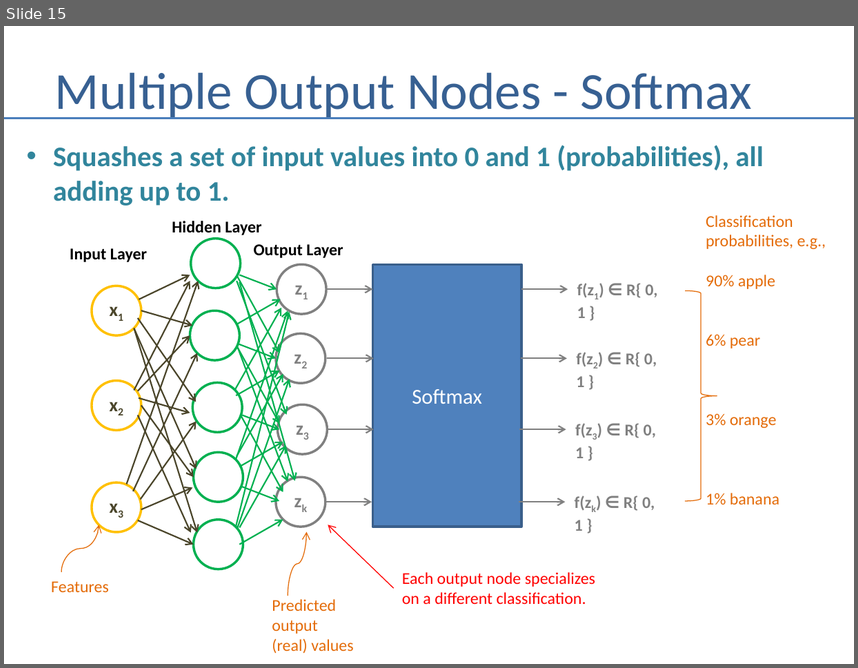
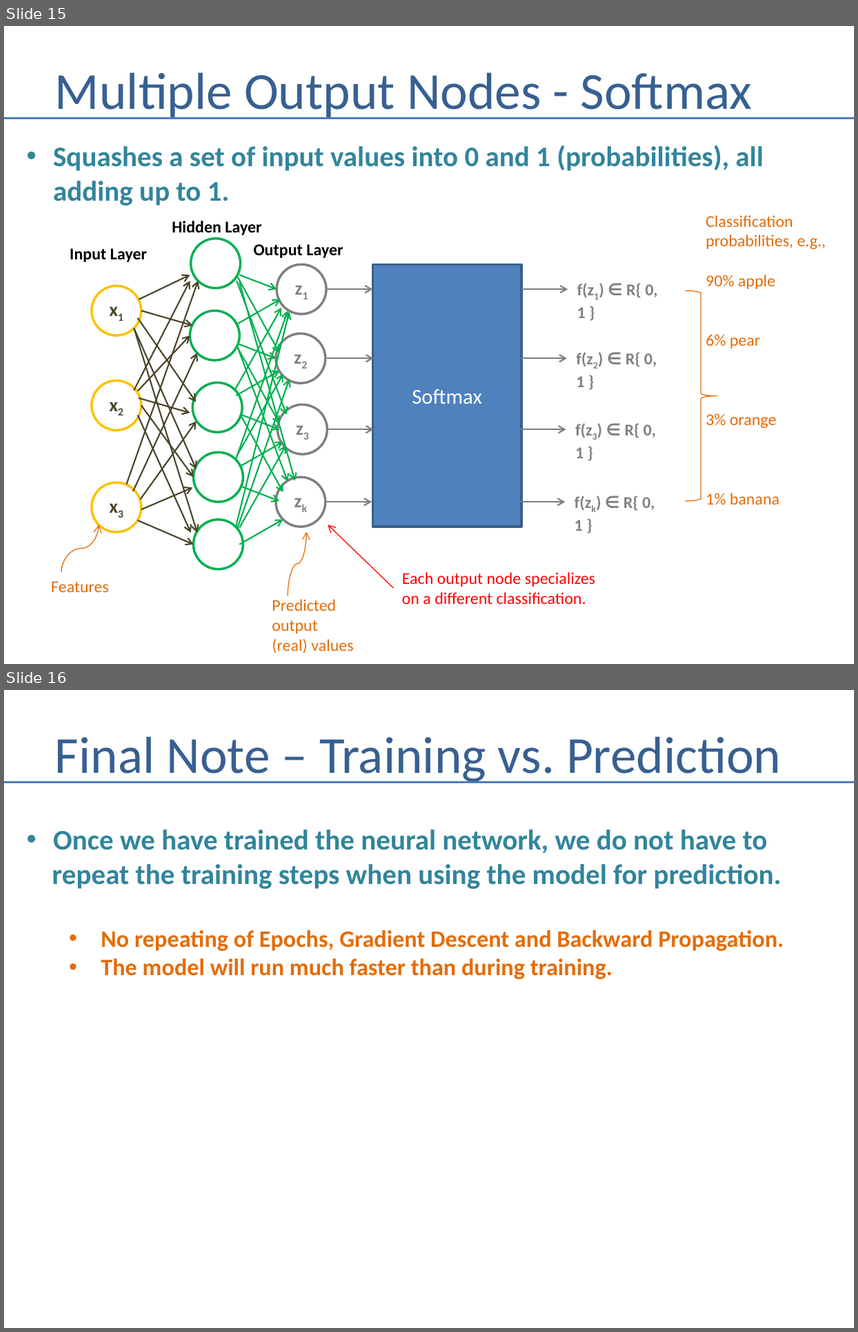
Before and after one commit to andrewferlitsch/Portland-Data-Science-Group, a slide deck: Presentations/ML Neural Networks.pptx. Shown one above the other, each under a label of ours: slide 15 before the commit, slides 15 and 16 after it. The pictures are 858x668 and 858x1332 pixels, drawn with LibreOffice and Linux fonts; fonts in the diff are those of the drawing. Boxes give left, top, right and bottom in pixels: in the first picture for what was removed or moved away, otherwise in the second. Text is boxed around its words. In the diff, an @@ line names an element or a change of style, - is before the commit and + after.

```diff
--- a/Presentations/ML Neural Networks.pptx
+++ b/Presentations/ML Neural Networks.pptx
@@ slide 16 added at box(4, 690, 854, 1328), background #FFFFFF @@
@@ title added at box(55, 736, 781, 783), 44 pt, text #376092 @@
+Final Note – Training vs. Prediction
@@ line added from (4, 782) to (854, 782), #4B7EBC 1.5 pt @@
@@ text added at box(52, 829, 784, 979), 20 pt, text #E46C0A, bold @@
+• Once we have trained the neural network, we do not have to
+repeat the training steps when using the model for prediction.
+  • No repeating of Epochs, Gradient Descent and Backward Propagation.
+  • The model will run much faster than during training.
```
Also in this commit, not shown: 1 slide changed.
